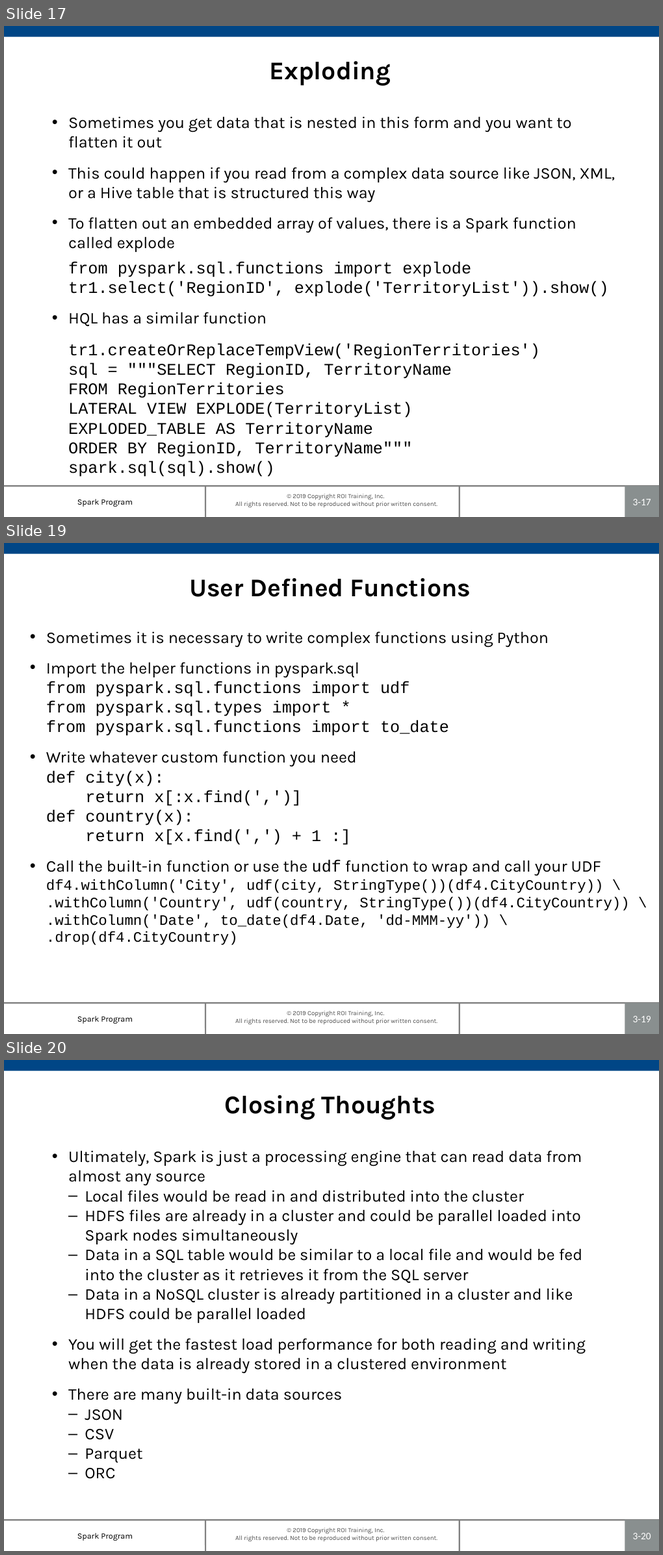
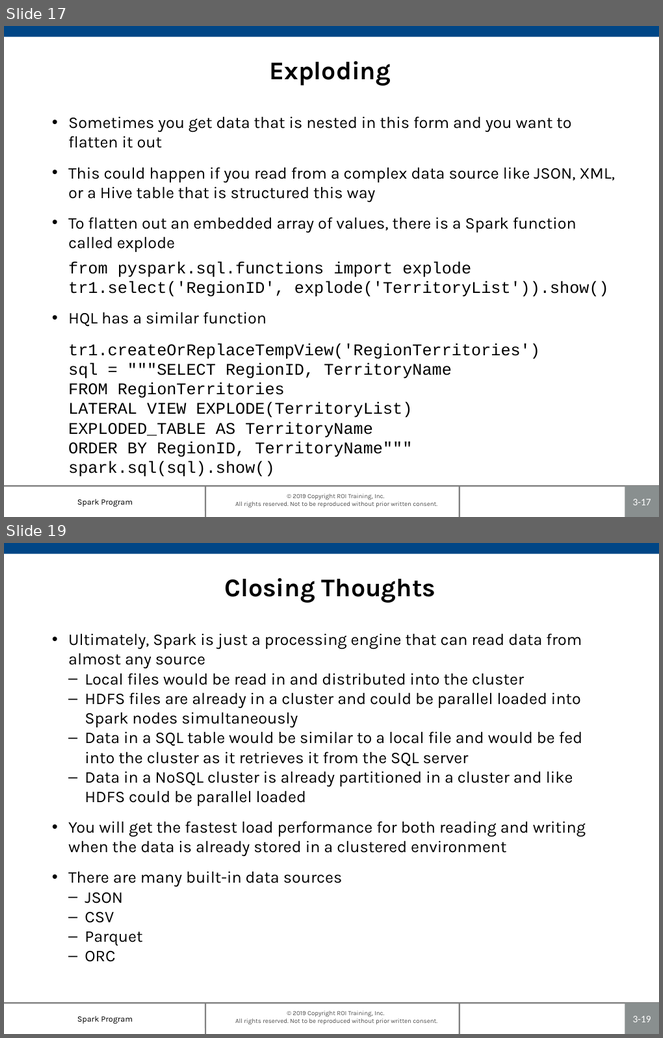
Before and after one commit to roitraining/SparkProgram, a slide deck: Day3/Day3_SparkSQL.pptx. Shown one above the other, each under a label of ours: slides 17, 19 and 20 before the commit, slides 17 and 19 after it; the slides between them are not shown. The pictures are 663x1555 and 663x1038 pixels, drawn with LibreOffice and Linux fonts; fonts in the diff are those of the drawing; background and template pictures are left out. Boxes give left, top, right and bottom in pixels: in the first picture for what was removed or moved away, otherwise in the second. Text is boxed around its words. In the diff, an @@ line names an element or a change of style, - is before the commit and + after.

```diff
--- a/Day3/Day3_SparkSQL.pptx
+++ b/Day3/Day3_SparkSQL.pptx
@@ slide 19 removed at <box>4,543,659,1034</box>, background #FFFFFF; not listed: 7 template elements that a slide beside it also shows @@
@@ title removed at <box>189,578,471,597</box> @@
-User Defined Functions
@@ text removed at <box>46,631,629,945</box> @@
-• Sometimes it is necessary to write complex functions using Python
-• Import the helper functions in pyspark.sql
-  from pyspark.sql.functions import udf
-  from pyspark.sql.types import *
-  from pyspark.sql.functions import to_date
-• Write whatever custom function you need
-  def city(x):
-  return x[:x.find(',')]
-  def country(x):
-  return x[x.find(',') + 1 :]
-• Call the built-in function or use the udf function to wrap and call your UDF
-  df4.withColumn('City', udf(city, StringType())(df4.CityCountry)) \
-  .withColumn('Country', udf(country, StringType())(df4.CityCountry)) \
-  .withColumn('Date', to_date(df4.Date, 'dd-MMM-yy')) \
-  .drop(df4.CityCountry)
@@ what was slide 20 is now slide 19 @@
@@ page number at <box>633,1016,651,1023</box>: text changed @@
-3-20
+3-19
```
Also in this commit, not shown: 2 slides changed, 1 other file.
